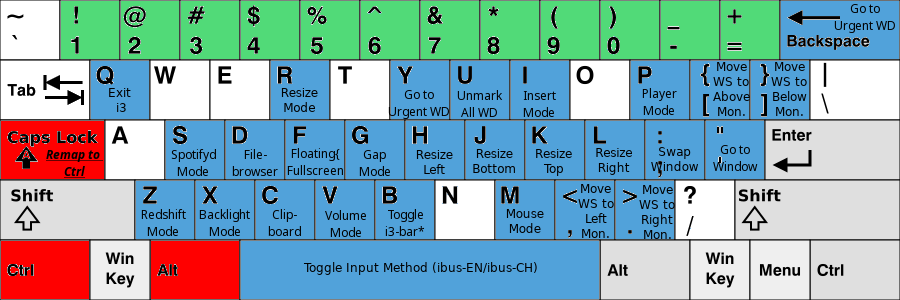
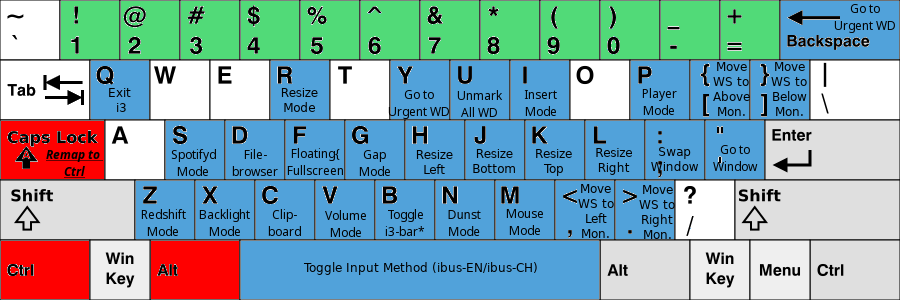
Two versions of the same layered image (900 x 300). Layer-by-layer changes:
painted on "Mouse ..." over [506, 209, 544, 235]
painted on "Insert ..." over [523, 90, 557, 117]
added layer "Dunst ..." above "KB_United_States-NoAltGr.svg" over [448, 210, 481, 236]
painted on "KB_United_States-NoAltGr.svg" over [436, 181, 494, 239]
